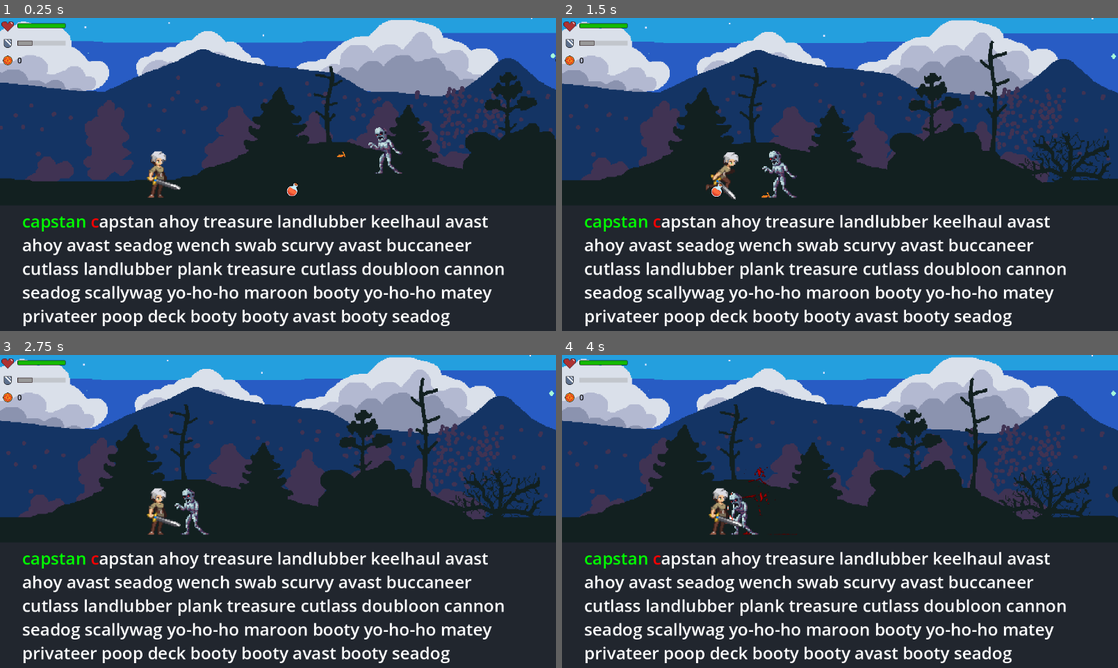
Above: before the commit, frames 1-4 (two rows, left to right).
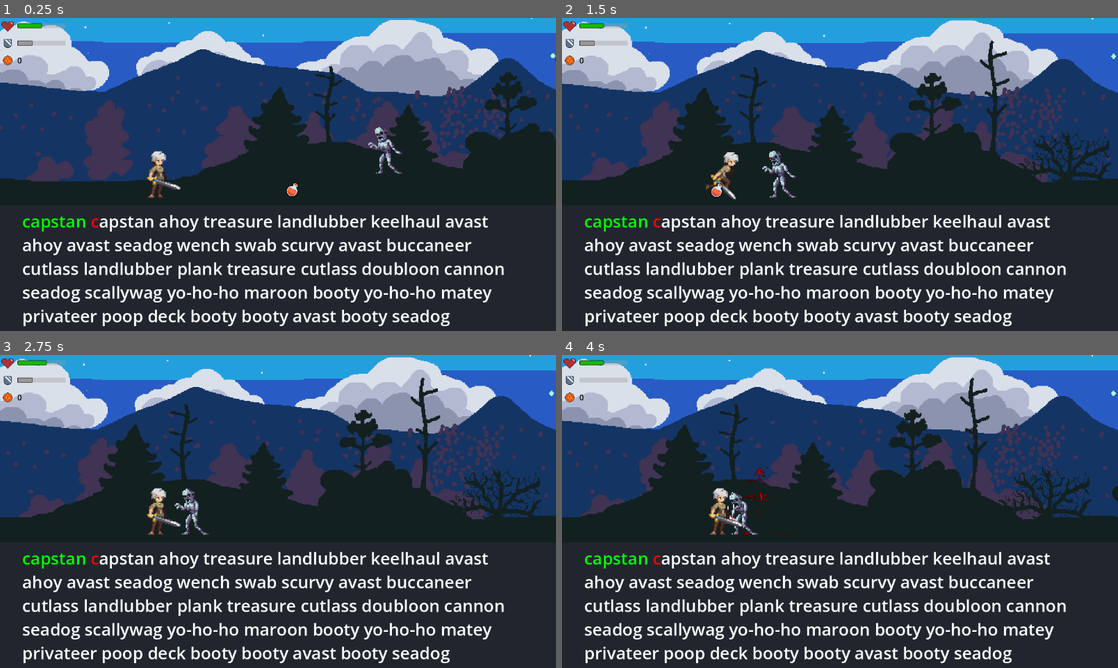
Above: after the commit, the same moments.

Repository: Rip50/RogueType
Game: Godot game, scene res://scenes/levels/level_night_forest.tscn
Two runs of this game, one before a commit and one after it. Both use one fixed random seed, a clock stepped at 60 frames per second and the inputs below.
Inputs (mouse positions are in pixels of both pictures, inside the frame that each line leads up to):
- Up to frame 1 (0.25 s): no input
- Up to frame 2 (1.5 s): tap Enter at 0.5 s; move the mouse to (962, 158) at 0.52 s; hold Right (move_right) from 0.53 s (still down); tap Space (attack) at 0.6, 1.35 s; click (962, 158) at 0.67 s; move the mouse to (728, 190) at 1.27 s
- Up to frame 3 (2.75 s): move the mouse to (333, 442) at 2.02 s; release Right (move_right) at 2.03 s; tap Tab (pick_up) at 2.1 s; tap Space (attack) at 2.3 s
- Up to frame 4 (4 s): move the mouse to (812, 574) at 2.77 s; hold Right (move_right) from 2.78 s (still down); tap Space (attack) at 2.85, 3.6 s; click (812, 574) at 2.92 s; move the mouse to (1006, 558) at 3.52 s

The runs differ from the first frame. In frame 1, less than 0.1% of the frame differs, in the area x 7-63%, y 1-45%; in frame 2, less than 0.1%; in frame 3, less than 0.1%; in frame 4, less than 0.1%.

Commit message:
Items refactoring. Generic effect resource

Diff:
--- a/scenes/character.gd
+++ b/scenes/character.gd
@@ -5,10 +5,13 @@
 @export var health_stats: HealthStats
 @export var movement_stats: MovementStats
 
+var all_stats : Array[Stats]
+
 @export var melee_attack_zone: MeleeAtackZone
 @export var animated_sprite: AnimatedSprite2D
 
-var GRAVITY = 500
+var GRAVITY := 500
+
 
 func stop_smoothly() -> void:
 	if movement_stats != null:
@@ -36,6 +39,10 @@
 			_flash()
 
 
+func get_all_stats() -> Array[Stats]:
+	return all_stats
+
+
 func _flash() -> void:
 	var flash_func = func(enabled: bool):
 		animated_sprite.material.set_shader_parameter("Enabled", enabled);
--- a/scenes/effects/attacking_effect.gd
+++ /dev/null
@@ -1,5 +0,0 @@
-class_name AttackingEffect
-extends Node
-
-func apply_effect(stats: Array[Stats]) -> void:
-	pass
--- a/scenes/effects/damage.gd
+++ b/scenes/effects/damage.gd
@@ -1,10 +1,10 @@
 class_name Damage
-extends Node
+extends Resource
 
-var Value: float
-var Effect: AttackingEffect = null
+var value: float
+var effect: Effect = null
 
 
-func _init(damage_value: float, effect: AttackingEffect = null) -> void:
-	Value = damage_value
-	effect = effect
+func _init(damage_value: float, effect: Effect = null) -> void:
+	self.value = damage_value
+	self.effect = effect
--- /dev/null
+++ b/scenes/effects/effect.gd
@@ -0,0 +1,5 @@
+class_name Effect
+extends Resource
+
+func apply_effect(stats: Array[Stats], character: Character = null) -> void:
+	pass
--- /dev/null
+++ b/scenes/effects/healing_effect.gd
@@ -0,0 +1,11 @@
+class_name HealingEffect
+extends Effect
+
+@export var healing_amount := 10
+
+func apply_effect(stats: Array[Stats], character: Character = null) -> void:
+	for stat in stats:
+		var health_stats = stat as HealthStats
+		if health_stats != null:
+			health_stats.heal(healing_amount)
+			return
--- a/scenes/item_pickup_zone.gd
+++ b/scenes/item_pickup_zone.gd
@@ -15,5 +15,5 @@
 
 
 func _try_pickup_item(body: Node2D) -> void:
-	if Player.try_apply_item(body as Item):
+	if Player.try_use_item(body as Item):
 		body.queue_free()
--- a/scenes/items/gold.gd
+++ b/scenes/items/coin.gd
@@ -1,4 +1,4 @@
-class_name Gold
+class_name Coin
 extends Item
 
 @export var count: int = 1
--- a/scenes/items/healing_potion.gd
+++ b/scenes/items/healing_potion.gd
@@ -1,13 +1,9 @@
 class_name HealingPotion
 extends Item
 
-@export var heal_amount: int = 10
+@export var effect : HealingEffect
 
 
-func try_apply_for(stats: Stats) -> bool:
-	var health := stats as HealthStats
-	if health != null:
-		if health.try_heal(heal_amount):
-			return true
-
-	return false
+func try_use(character: Character) -> bool:
+	effect.apply_effect(character.get_all_stats(), character)
+	return true
--- a/scenes/items/healing_potion.tscn
+++ b/scenes/items/healing_potion.tscn
@@ -1,7 +1,12 @@
-[gd_scene load_steps=4 format=3 uid="uid://cf2uo2vqacma"]
+[gd_scene load_steps=6 format=3 uid="uid://cf2uo2vqacma"]
 
 [ext_resource type="Script" path="res://scenes/items/healing_potion.gd" id="1_5wchy"]
 [ext_resource type="Texture2D" uid="uid://cbvmipunyr8g8" path="res://art/items/healing_potion.png" id="1_ckrl8"]
+[ext_resource type="Script" path="res://scenes/effects/healing_effect.gd" id="2_1txcq"]
+
+[sub_resource type="Resource" id="Resource_i8rfx"]
+script = ExtResource("2_1txcq")
+healing_amount = 10
 
 [sub_resource type="CircleShape2D" id="CircleShape2D_yr425"]
 radius = 16.0
@@ -9,6 +14,7 @@
 [node name="HealingPotion" type="RigidBody2D" groups=["Item"]]
 collision_layer = 16
 script = ExtResource("1_5wchy")
+effect = SubResource("Resource_i8rfx")
 
 [node name="CollisionShape2D" type="CollisionShape2D" parent="."]
 shape = SubResource("CircleShape2D_yr425")
--- a/scenes/items/item.gd
+++ b/scenes/items/item.gd
@@ -2,5 +2,5 @@
 extends Node2D
 
 
-func try_apply_for(_stats: Stats) -> bool:
+func try_use(_character: Character) -> bool:
 	return false
--- /dev/null
+++ b/scenes/items/item_data.gd
@@ -0,0 +1,18 @@
+class_name ItemData extends Resource
+
+@export var name : String = ""
+@export_multiline var description : String = ""
+@export var texture : Texture2D
+
+@export_category("Item Use Effects")
+@export var effects : Array[ ItemEffect ]
+
+
+func use() -> bool:
+	if effects.size() == 0:
+		return false
+
+	for e in effects:
+		if e:
+			e.use()
+	return true
--- a/scenes/levels/level_night_forest.tscn
+++ b/scenes/levels/level_night_forest.tscn
@@ -11,7 +11,6 @@
 [ext_resource type="PackedScene" uid="uid://vu2yk3702nqa" path="res://scenes/enemies/zombie.tscn" id="6_8g5ty"]
 [ext_resource type="PackedScene" uid="uid://cf2uo2vqacma" path="res://scenes/items/healing_potion.tscn" id="10_dl7da"]
 [ext_resource type="PackedScene" uid="uid://bh57pkm84isxg" path="res://scenes/items_spawner.tscn" id="11_s8sdf"]
-[ext_resource type="PackedScene" uid="uid://bc5cd83ugexa6" path="res://scenes/items/gold.tscn" id="12_tfh5s"]
 
 [node name="Level_NightForest" type="Node2D"]
 
@@ -73,6 +72,3 @@
 
 [node name="Zombie" parent="." instance=ExtResource("6_8g5ty")]
 position = Vector2(475, -185)
-
-[node name="Gold" parent="." instance=ExtResource("12_tfh5s")]
-position = Vector2(381, -93)
--- a/scenes/player.gd
+++ b/scenes/player.gd
@@ -20,7 +20,6 @@
 @onready var mia_running_transition := state_machine.change_state.bind(mia_running_state)
 @onready var mia_defense_transition := state_machine.change_state.bind(mia_defense_state)
 
-var all_stats: Array[Stats]
 
 func _ready() -> void:
 	action_timer.autostart = false
@@ -62,12 +61,11 @@
 	super._physics_process(delta)
 
 
-func try_apply_item(item: Item) -> bool:
+func try_use_item(item: Item) -> bool:
 	var result := false
 
 	if item != null:
-		for stat in all_stats:
-			if item.try_apply_for(stat):
-				result = true
+		if item.try_use(self):
+			result = true
 
 	return result
--- a/scenes/stats/health_stats.gd
+++ b/scenes/stats/health_stats.gd
@@ -65,12 +65,12 @@
 
 
 func take_damage(damage: Damage) -> bool:
-	var passed_damage = _try_deflect(damage.Value)
+	var passed_damage = _try_deflect(damage.value)
 	_restart_defence_regeneration()
 	_decrease_health(passed_damage)
 
-	if damage.Effect != null:
-		damage.Effect.apply_effect([self])
+	if damage.effect != null:
+		damage.effect.apply_effect([self])
 
 	return passed_damage > 0
 
--- a/scenes/ui/user_interface.tscn
+++ b/scenes/ui/user_interface.tscn
@@ -60,7 +60,6 @@
 size_flags_vertical = 4
 theme_override_styles/background = SubResource("StyleBoxFlat_pwtvn")
 theme_override_styles/fill = SubResource("StyleBoxFlat_2h07d")
-max_value = 50.0
 value = 50.0
 show_percentage = false
 
Binary file added: art/items/coin.png
Not shown, changed: art/items/coin.png.import
Renamed: scenes/items/gold.tscn -> scenes/items/coin.tscn
Not shown: 1 places in scenes/levels/level_night_forest.tscn that only renumber resources
Not shown: 1 places in scenes/ui/user_interface.tscn that only renumber resources
